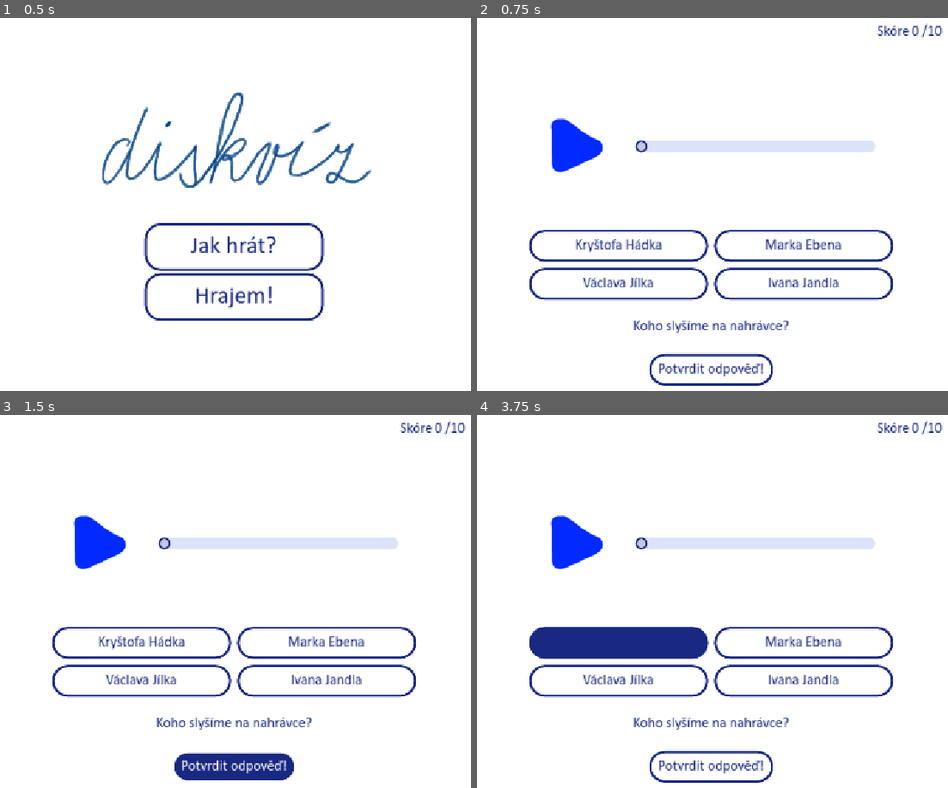
Above: before the commit, frames 1-4 (two rows, left to right).
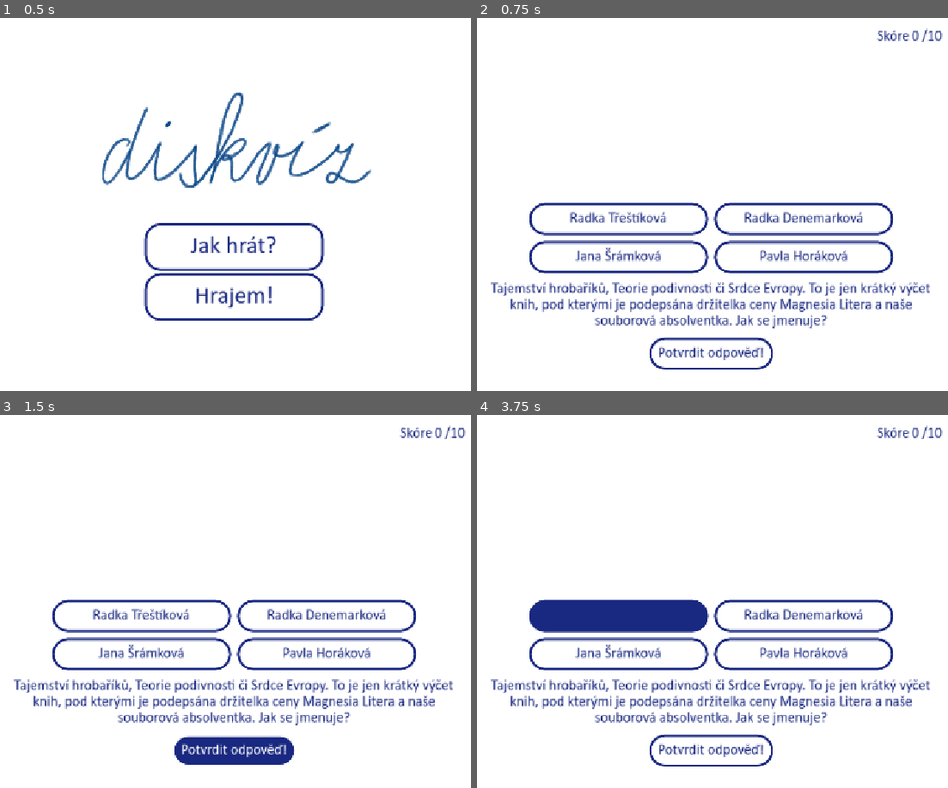
Above: after the commit, the same moments.

Repository: Lavialee/DRDSkviz
Game: Godot game, scene res://scenes/MainMenu.tscn
Same seed, same stepped clock (60 frames per second), same inputs: the game is played once before the commit and once after it.
Inputs (mouse positions are in pixels of both pictures, inside the frame that each line leads up to):
- Up to frame 1 (0.5 s): no input
- Up to frame 2 (0.75 s): click "Hrajem!" at 0.5 s
- Up to frame 3 (1.5 s): click "Potvrdit odpověď!" at 1.25 s
- Up to frame 4 (3.75 s): click (575, 541) at 2.02 s; click (575, 541) at 2.77 s; click "Kryštofa Hádka" (after the commit: "Radka Třeštíková") at 3.5 s

Frame 1 is identical in both runs. In frame 2, 15% of the frame differs, in the area x 2-99%, y 1-99%; in frame 3, 16%; in frame 4, 18%.

Commit message:
more clean up

Diff:
--- a/scenes/DesktopLayout.tscn
+++ b/scenes/DesktopLayout.tscn
@@ -19,13 +19,13 @@
 
 [node name="MarginContainer" type="MarginContainer" parent="."]
 layout_mode = 1
-anchors_preset = 15
+anchors_preset = -1
 anchor_right = 1.0
 anchor_bottom = 1.0
 offset_left = 189.0
-offset_top = 21.0
+offset_top = 29.0
 offset_right = -189.0
-offset_bottom = -21.0
+offset_bottom = -48.0
 grow_horizontal = 2
 grow_vertical = 2
 
@@ -56,6 +56,7 @@
 alignment = 2
 
 [node name="MediaContainer" type="PanelContainer" parent="MarginContainer/VBoxContainer"]
+visible = false
 self_modulate = Color(0.431373, 0.431373, 0.431373, 0)
 custom_minimum_size = Vector2(0, 250)
 layout_mode = 2
@@ -63,7 +64,6 @@
 size_flags_vertical = 4
 
 [node name="Photo" type="TextureRect" parent="MarginContainer/VBoxContainer/MediaContainer"]
-visible = false
 custom_minimum_size = Vector2(0, 250)
 layout_mode = 2
 size_flags_horizontal = 4
@@ -115,6 +115,8 @@
 [node name="Answer1" type="Button" parent="MarginContainer/VBoxContainer/CenterContainer/AnswerContainer"]
 custom_minimum_size = Vector2(300, 25)
 layout_mode = 2
+size_flags_horizontal = 3
+size_flags_vertical = 3
 theme = ExtResource("1_ij2e0")
 toggle_mode = true
 keep_pressed_outside = true
@@ -125,6 +127,8 @@
 [node name="Answer2" type="Button" parent="MarginContainer/VBoxContainer/CenterContainer/AnswerContainer"]
 custom_minimum_size = Vector2(300, 25)
 layout_mode = 2
+size_flags_horizontal = 3
+size_flags_vertical = 3
 theme = ExtResource("1_ij2e0")
 toggle_mode = true
 keep_pressed_outside = true
@@ -135,6 +139,8 @@
 [node name="Answer3" type="Button" parent="MarginContainer/VBoxContainer/CenterContainer/AnswerContainer"]
 custom_minimum_size = Vector2(300, 25)
 layout_mode = 2
+size_flags_horizontal = 3
+size_flags_vertical = 3
 theme = ExtResource("1_ij2e0")
 toggle_mode = true
 keep_pressed_outside = true
@@ -145,6 +151,8 @@
 [node name="Answer4" type="Button" parent="MarginContainer/VBoxContainer/CenterContainer/AnswerContainer"]
 custom_minimum_size = Vector2(300, 25)
 layout_mode = 2
+size_flags_horizontal = 3
+size_flags_vertical = 3
 theme = ExtResource("1_ij2e0")
 toggle_mode = true
 keep_pressed_outside = true
@@ -155,6 +163,7 @@
 [node name="Question" type="Label" parent="MarginContainer/VBoxContainer"]
 custom_minimum_size = Vector2(100, 60)
 layout_mode = 2
+size_flags_vertical = 1
 theme = ExtResource("1_ij2e0")
 text = "Alena Převrátilová v Dismanově souboru působí coby producentka od roku 2021. Dle komiksové kresby člena Teodora Slámy dokáže zařídit i nemožné."
 horizontal_alignment = 1
--- a/scenes/desktop_layout.gd
+++ b/scenes/desktop_layout.gd
@@ -6,8 +6,9 @@
 @onready var confirm_label = $MarginContainer/VBoxContainer/AnswerConfirm
 @onready var media_container = $MarginContainer/VBoxContainer/MediaContainer
 @onready var audio_streamer = $MarginContainer/VBoxContainer/MediaContainer/AudioContainer/PlayButton/Audio
+@onready var question_image = $MarginContainer/VBoxContainer/MediaContainer/Photo
 @onready var audio_timer = $MarginContainer/VBoxContainer/MediaContainer/AudioContainer/AudioTimer
-
+@onready var audio_container = $MarginContainer/VBoxContainer/MediaContainer/AudioContainer
 
 var question_data = preload("res://all_questions.tres")
 var italics_font = preload("res://font/calibri-italic.ttf")
@@ -16,7 +17,7 @@
 var selected_questions: Array = []
 var current_question_index: int = 0
 var score: int = 0
-var question
+var current_question
 var answer_group
 var correct_answer
 var buttons: Array = []
@@ -46,48 +47,50 @@
 
 func choose_questions(): # Choose 10 random multiple-choice questions
 	var all_questions = question_data.questions.filter(func(q):
-		return q.question_type == q.QuestionType.MULTIPLE_CHOICE && q.media_path)
+		return q.question_type == q.QuestionType.MULTIPLE_CHOICE) #&& q.media_path)
 	all_questions.shuffle()
 	selected_questions = all_questions.slice(0, 10)  # Select the first 10 elements
 
 func current_question_handling(): # Take shuffled questions, handle shuffling answers
 	if current_question_index < selected_questions.size():  # Still questions left
-		question = selected_questions[current_question_index]
-		var original_answers = question.answers.duplicate()  # Make a copy of the original answers
-		question.answers.shuffle()  # Shuffle the answers
-		question.correct_answer_index = question.answers.find(original_answers[question.correct_answer_index])  # Update correct index
-		correct_answer = "Answer" + str(question.correct_answer_index + 1)
-		print("the correct answer is: ",correct_answer)
-		var file_extension = question.media_path.get_extension()
-		if question.media_path:
+		current_question = selected_questions[current_question_index]
+		var original_answers = current_question.answers.duplicate()  # Make a copy of the original answers
+		var file_extension = current_question.media_path.get_extension()
+		current_question.answers.shuffle()  # Shuffle the answers
+		current_question.correct_answer_index = current_question.answers.find(original_answers[current_question.correct_answer_index])  # Update correct index
+		correct_answer = "Answer" + str(current_question.correct_answer_index + 1)
+		print("The correct answer is: ", correct_answer)
+
+		if current_question.media_path:
 			question_with_media(file_extension)
 		else:
 			media_container.set_visible(false)
 		# Update UI
-		question_label.text = question.question_text
-		assign_answers_to_buttons(question.answers)
+		question_label.text = current_question.question_text
+		assign_answers_to_buttons(current_question.answers)
 	else:  # No questions left
 		show_score()
 
 func question_with_media(file_extension: String):
+	media_container.set_visible(true)
 	match file_extension:
 		"png","jpg","jpeg":
-			$MarginContainer/VBoxContainer/MediaContainer/Photo.set_visible(true)
-			$MarginContainer/VBoxContainer/MediaContainer/AudioContainer.set_visible(false)
-			$MarginContainer/VBoxContainer/MediaContainer/Photo.texture = load(question.media_path)
+			question_image.set_visible(true)
+			audio_container.set_visible(false)
+			question_image.texture = load(current_question.media_path)
 		"mp3","wav":
-			$MarginContainer/VBoxContainer/MediaContainer/Photo.set_visible(false)
-			$MarginContainer/VBoxContainer/MediaContainer/AudioContainer.set_visible(true)
+			question_image.set_visible(false)
+			audio_container.set_visible(true)
 
 			# Load the audio stream
-			var audio_resource = load(question.media_path)
+			var audio_resource = load(current_question.media_path)
 			audio_streamer.stream = audio_resource
 
 			# Set up slider max value after ensuring the stream is loaded
 			if audio_streamer.stream != null:
 				var audio_length = audio_streamer.stream.get_length()
 				print("Audio length: ", audio_length)
-				$MarginContainer/VBoxContainer/MediaContainer/AudioContainer/AudioTimer.max_value = audio_length
+				audio_timer.max_value = audio_length
 			else:
 				print("Warning: Audio stream failed to load")
 
@@ -111,50 +114,52 @@
 	for button in buttons:
 		button.set_pressed(false)
 
+func show_new_question():
+	showing_answer = false
+	current_question_index += 1
+	for button in buttons:
+		button.add_theme_stylebox_override("disabled",  load("res://disabled_neutral.tres"))
+		button.disabled = false
+		pass #vrátit look
+	question_label.add_theme_font_override("font", regular_font)
+	confirm_label.text = "Potvrdit odpověď!"
+	current_question_handling()
+	unpress_all_buttons()
+
+func show_answer(pressed_button):
+	for button in buttons:
+		button.disabled = true
+
+	if pressed_button.name == correct_answer:
+		pressed_button.add_theme_stylebox_override("disabled",  load("res://correct_answer.tres"))
+		score += 1
+		score_label.text = str(score)
+
+	else:
+		pressed_button.add_theme_stylebox_override("disabled",  load("res://wrong_answer.tres"))
+		var correct_button =  str("MarginContainer/VBoxContainer/CenterContainer/AnswerContainer/%s" % correct_answer)
+		get_node(correct_button).add_theme_stylebox_override("disabled",  load("res://correct_answer.tres"))
+
+	showing_answer = true
+
+	if current_question.answer_info:
+		question_label.text = current_question.answer_info
+	else:
+		question_label.text = "Šup na další otázku!"
+	question_label.add_theme_font_override("font", italics_font)
+	confirm_label.text = "Další otázku!"
+	print("Showing answer? ",showing_answer)
+
 func _on_answer_confirm_pressed() -> void: # Confirm button pressed handling
 	var pressed_button = answer_group.get_pressed_button()
-	if pressed_button:
+	if pressed_button: # Only advance if an answer was selected
 		if showing_answer:
-			showing_answer = false
-			current_question_index += 1
-			for button in buttons:
-				button.add_theme_stylebox_override("disabled",  load("res://disabled_neutral.tres"))
-				button.disabled = false
-				print("buttons NOT disabled")
-				pass #vrátit look
-			question_label.add_theme_font_override("font", regular_font)
-			confirm_label.text = "Potvrdit odpověď!"
-			current_question_handling()
-			unpress_all_buttons()
-
+			show_new_question()
 		else:
-			for button in buttons:
-				button.disabled = true
-				print("buttons disabled")
-			print("The pressed answer: ", pressed_button.name)
-
-			if pressed_button.name == correct_answer:
-				pressed_button.add_theme_stylebox_override("disabled",  load("res://correct_answer.tres"))
-				print("Chose the correct answer!")
-				score += 1
-				score_label.text = str(score)
-
-			else:
-				print("Chose a wrong answer!")
-				pressed_button.add_theme_stylebox_override("disabled",  load("res://wrong_answer.tres"))
-				var correct_button =  str("MarginContainer/VBoxContainer/CenterContainer/AnswerContainer/%s" % correct_answer)
-				print(correct_button)
-				get_node(correct_button).add_theme_stylebox_override("disabled",  load("res://correct_answer.tres"))
-
-			showing_answer = true
-			question_label.text = question.answer_info
-			question_label.add_theme_font_override("font", italics_font)
-			confirm_label.text = "Další otázku!"
-			print("Showing answer? ",showing_answer)
-		# Only advance if an answer was selected
+			show_answer(pressed_button)
 	else:
 		print("No button selected!")
-		# Maybe show a message to the player that they need to select an answe
+		# Maybe show a message to the player that they need to select an answer
 
 func _on_play_button_pressed() -> void: # Audio handling
 	if audio_streamer.playing:
